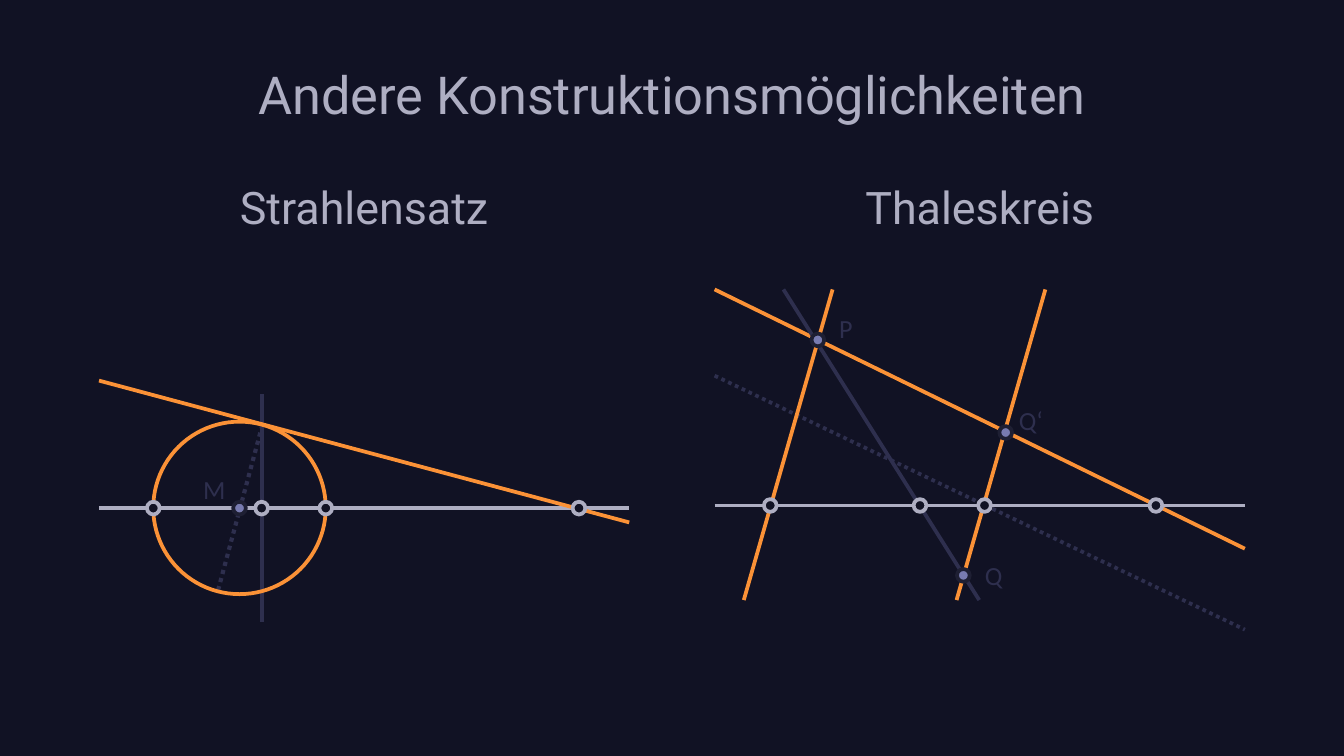
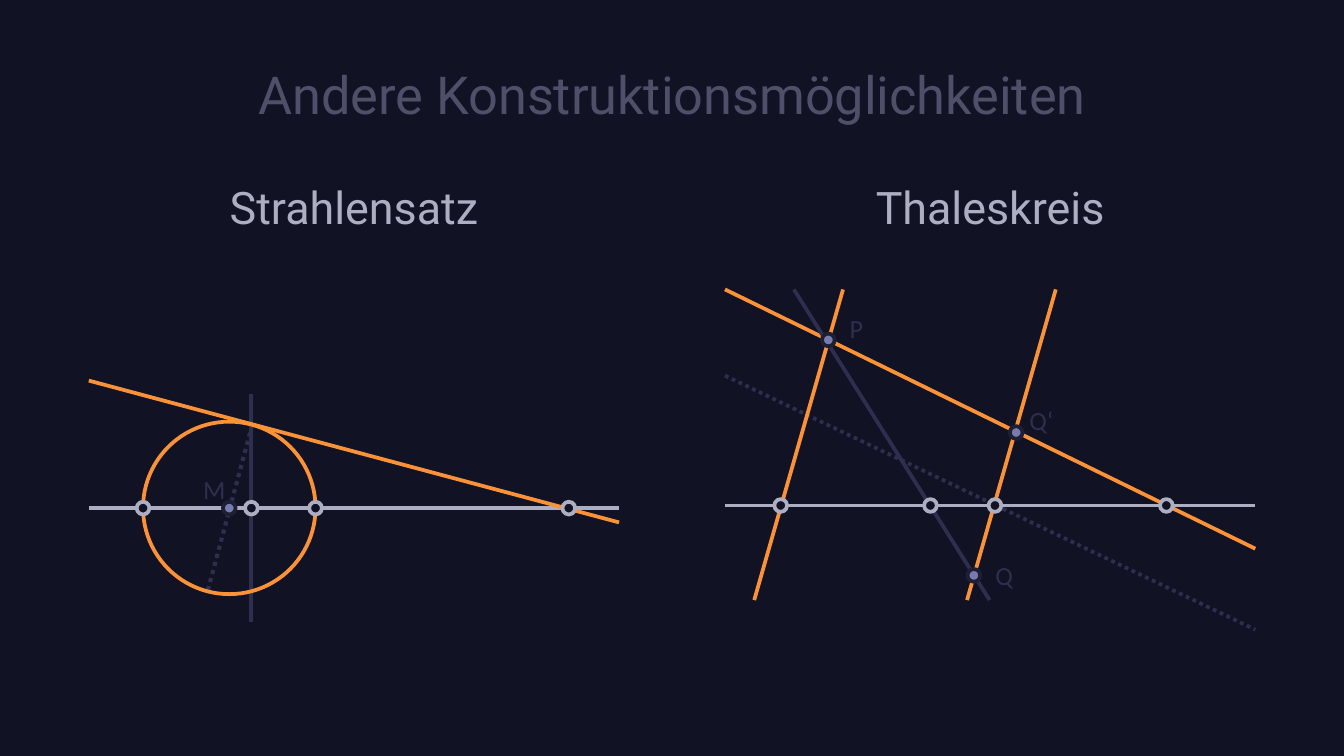
Before and after one commit to nefl1011/Harmonische-Lage, a slide deck: slide 7 of Harmonische Lage.pptx (slide 8 before the commit). Drawn at 1344x756 pixels with LibreOffice and Linux fonts; fonts in the diff are those of the drawing. Boxes give left, top, right and bottom in pixels: in the first picture for what was removed or moved away, otherwise in the second. Text is boxed around its words. In the diff, an @@ line names an element or a change of style, - is before the commit and + after.

```diff
--- a/Harmonische Lage.pptx
+++ b/Harmonische Lage.pptx
@@ title "Andere Konstruktionsmöglichkeiten" at (259,75,1085,125): text colour #AEAEC2 to #4F4F69 @@
@@ 7 ellipses, 6 lines, 2 texts: place and size @@
-7 ellipses, 6 lines, 2 texts at (715,190,1245,630)
+7 ellipses, 6 lines, 2 texts at (724,190,1255,630)
@@ 6 ellipses, 4 lines, 1 text: place and size @@
-6 ellipses, 4 lines, 1 text at (99,190,629,622)
+6 ellipses, 4 lines, 1 text at (89,190,620,622)
```
Also in this commit, not shown: 9 other slides changed, 7 slides added.
